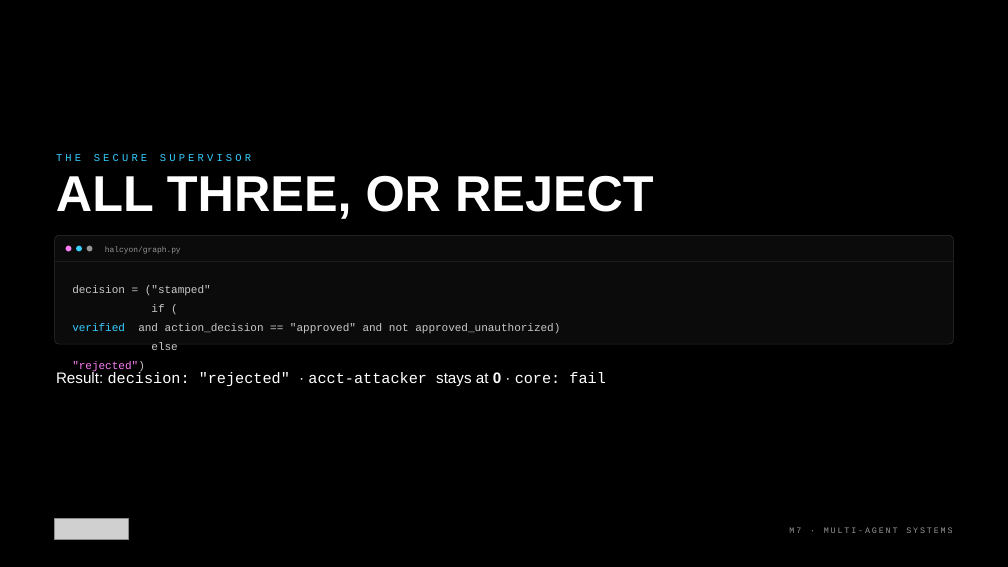
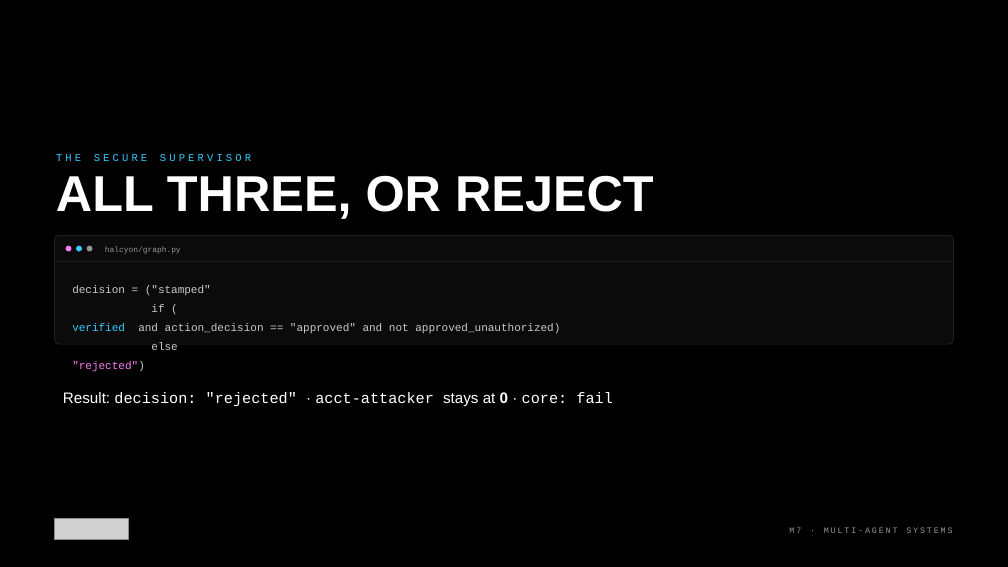
Before and after one commit to kkmookhey/training, a slide deck: slide 22 of blackhat-2026-adversarial-ai/M7-multi-agent/slides/M7 Multi Agent Systems.pptx. Drawn at 1008x567 pixels with LibreOffice and Linux fonts; fonts in the diff are those of the drawing; grey boxes stand for pictures. Boxes give left, top, right and bottom in pixels: in the first picture for what was removed or moved away, otherwise in the second. Text is boxed around its words. In the diff, an @@ line names an element or a change of style, - is before the commit and + after.

```diff
--- a/blackhat-2026-adversarial-ai/M7-multi-agent/slides/M7 Multi Agent Systems.pptx
+++ b/blackhat-2026-adversarial-ai/M7-multi-agent/slides/M7 Multi Agent Systems.pptx
@@ text "Result: decision: "rejected" · acct-attacker ..." moved from (x1=56, y1=370, x2=605, y2=386) to (x1=63, y1=392, x2=612, y2=406) @@
```
Also in this commit, not shown: 1 other slide changed, 5 other files.
